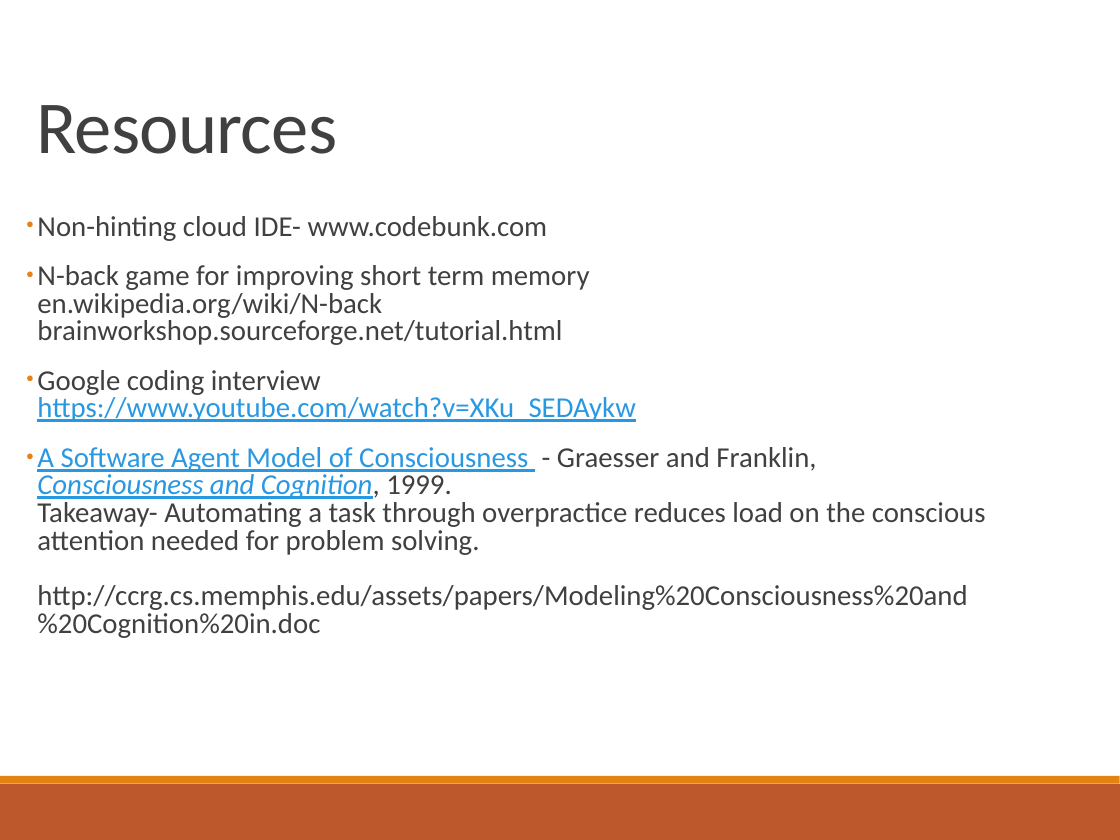
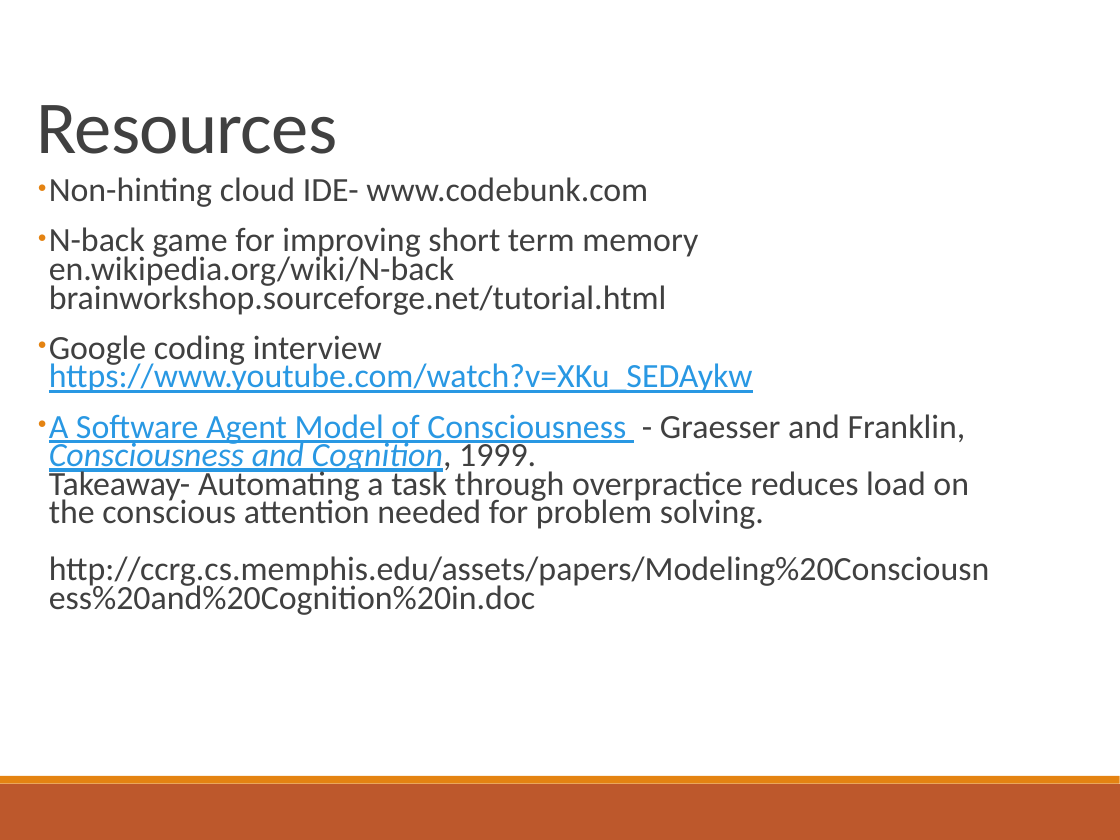
Before and after one commit to aaron678/coding-interview, a slide deck: slide 12 of presentationSlides3.pptx. Drawn at 1120x840 pixels with LibreOffice and Linux fonts; fonts in the diff are those of the drawing. Boxes give left, top, right and bottom in pixels: in the first picture for what was removed or moved away, otherwise in the second. Text is boxed around its words. In the diff, an @@ line names an element or a change of style, - is before the commit and + after.

```diff
--- a/presentationSlides3.pptx
+++ b/presentationSlides3.pptx
@@ text "Non-hinting cloud IDE- www.codebunk.com": place and size @@
-text "Non-hinting cloud IDE- www.codebunk.com" at bbox=[37, 216, 986, 638]
+text "Non-hinting cloud IDE- www.codebunk.com" at bbox=[49, 177, 990, 615]
@@ text "Non-hinting cloud IDE- www.codebunk.com" at bbox=[49, 177, 990, 615]: size 20.4 to 24.1 pt; line spacing 0.8 to 0.7 @@
```
Also in this commit, not shown: 9 other slides changed, 2 other files.
